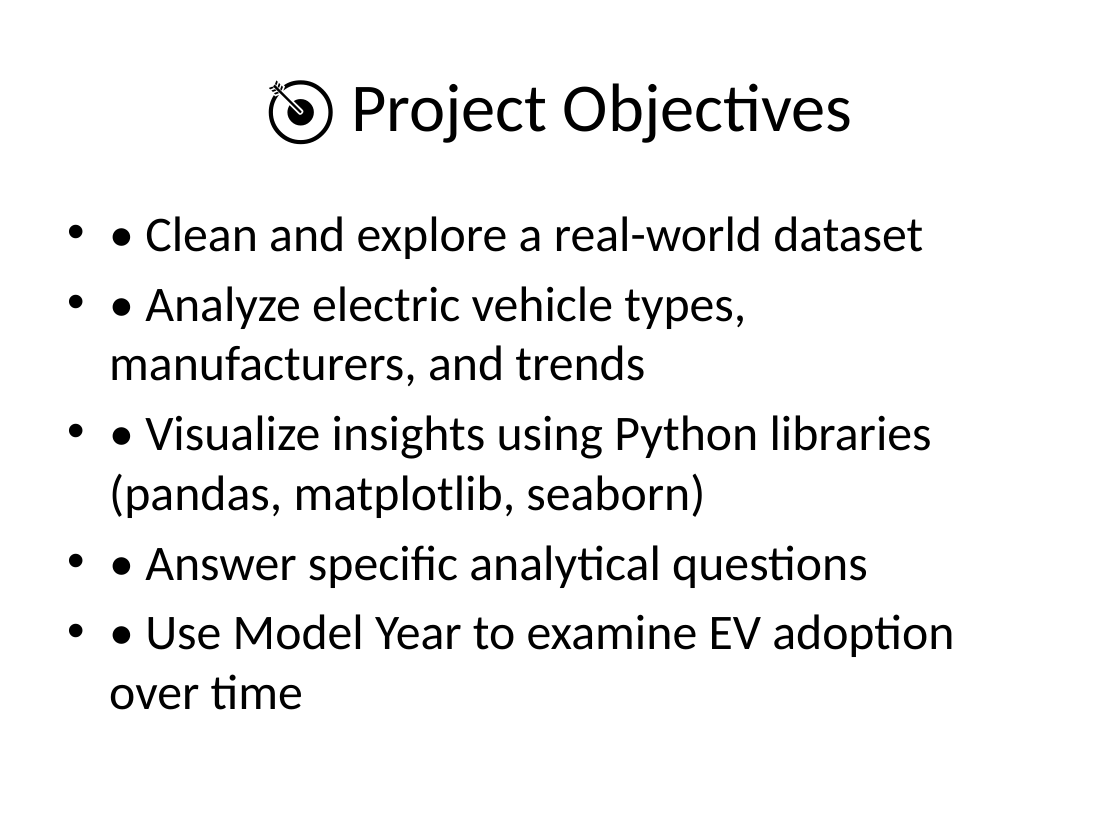
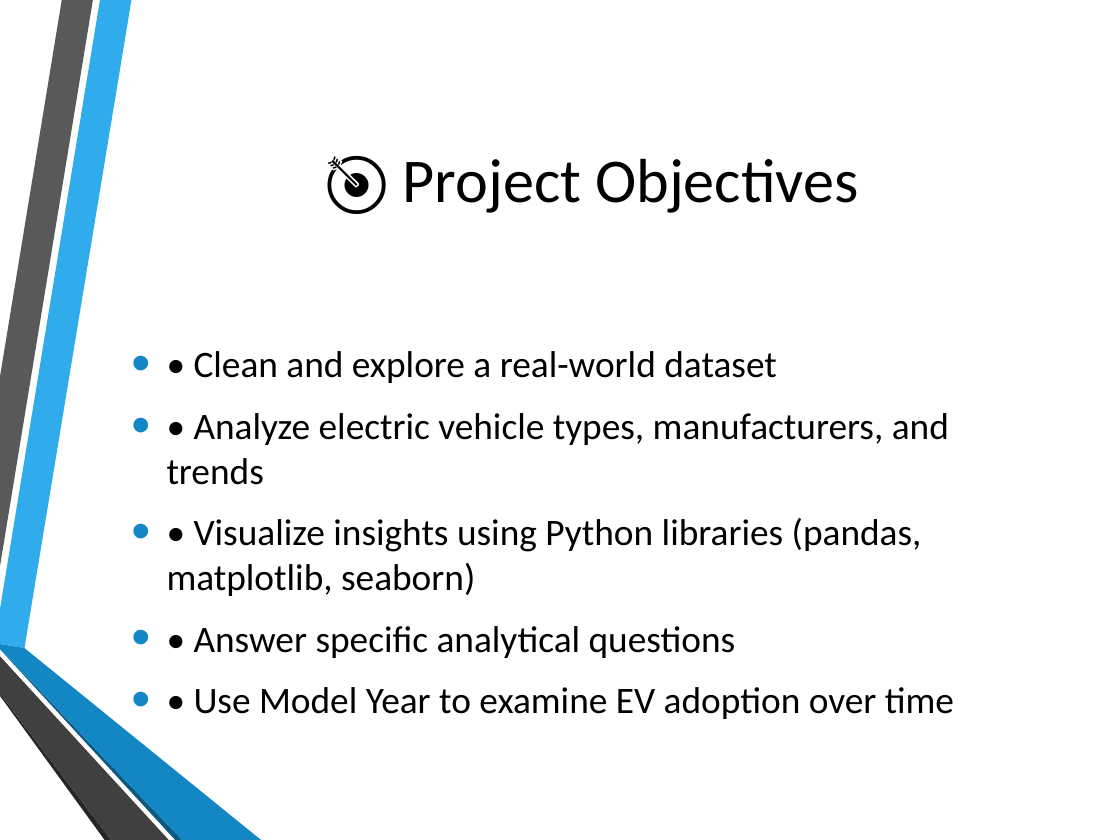
Before and after one commit to ahmednabilallam/my-first-project, a slide deck: slide 2 of EV_Project_Presentation.pptx. Drawn at 1120x840 pixels with LibreOffice and Linux fonts; fonts in the diff are those of the drawing; background and template pictures are left out. Boxes give left, top, right and bottom in pixels: in the first picture for what was removed or moved away, otherwise in the second. Text is boxed around its words. In the diff, an @@ line names an element or a change of style, - is before the commit and + after.

```diff
--- a/EV_Project_Presentation.pptx
+++ b/EV_Project_Presentation.pptx
@@ title "🎯 Project Objectives" moved from (x1=351, y1=83, x2=853, y2=143) to (x1=403, y1=158, x2=858, y2=213) @@
@@ title "🎯 Project Objectives" at (x1=403, y1=158, x2=858, y2=213): size 44 to 40 pt @@
@@ text "• Clean and explore a ..." moved from (x1=109, y1=216, x2=954, y2=710) to (x1=167, y1=351, x2=954, y2=719) @@
@@ text "• Clean and explore a ..." at (x1=167, y1=351, x2=954, y2=719): size 32 to 24 pt; indent changed; more space between paragraphs; vertical alignment top to middle @@
@@ group added at (x1=0, y1=0, x2=261, y2=840): 6 freeform shapes @@
```
Also in this commit, not shown: 9 other slides changed, 1 slide added, 1 slide removed.
